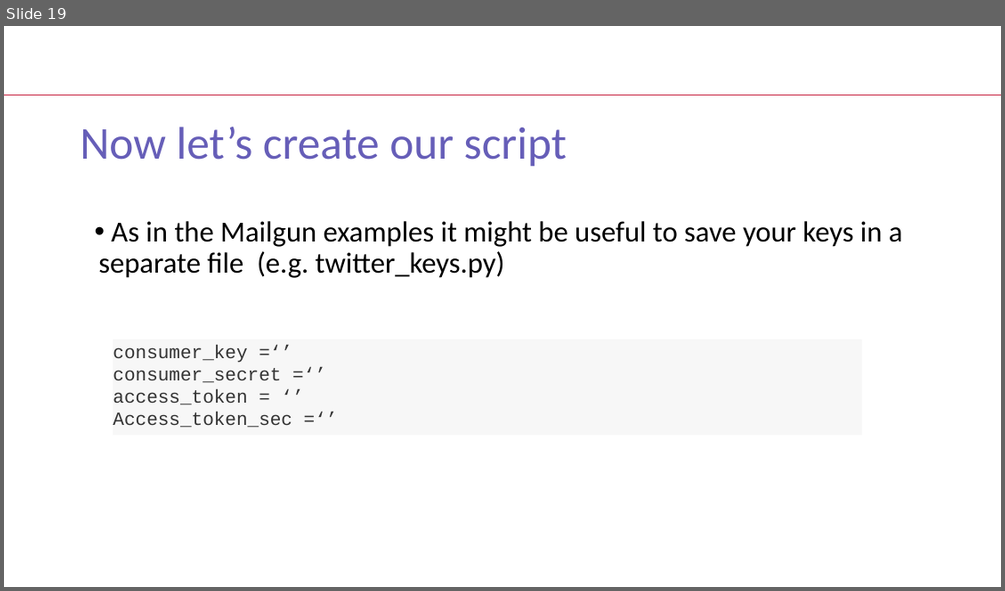
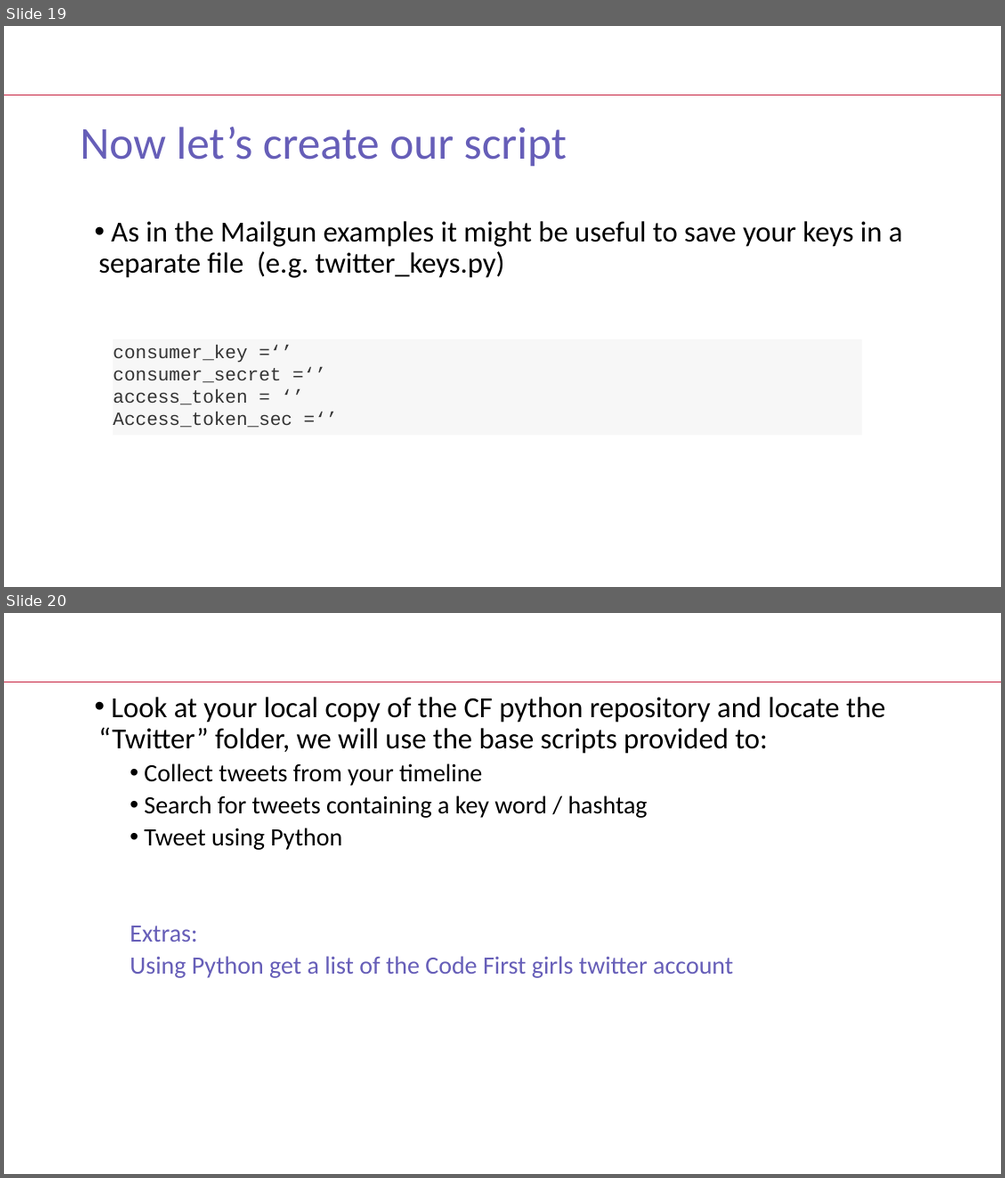
Before and after one commit to trallard/CodeFirst-Python_material, a slide deck: CF-session4.pptx. Shown one above the other, each under a label of ours: slide 19 before the commit, slides 19 and 20 after it. The pictures are 1005x591 and 1005x1178 pixels, drawn with LibreOffice and Linux fonts; fonts in the diff are those of the drawing; background and template pictures are left out. Boxes give left, top, right and bottom in pixels: in the first picture for what was removed or moved away, otherwise in the second. Text is boxed around its words. In the diff, an @@ line names an element or a change of style, - is before the commit and + after.

```diff
--- a/CF-session4.pptx
+++ b/CF-session4.pptx
@@ slide 20 added at box(4, 613, 1001, 1174), background #FFFFFF; not listed: 1 template element that a slide beside it also shows @@
@@ text added at box(98, 697, 885, 978), 24 pt, text #000000 @@
+• Look at your local copy of the CF python repository and locate the “Twitter” folder, we will use the base scripts provided to:
+  • Collect tweets from your timeline
+  • Search for tweets containing a key word / hashtag
+  • Tweet using Python
+  Extras:
+  Using Python get a list of the Code First girls twitter account
```
Also in this commit, not shown: 1 slide changed.
